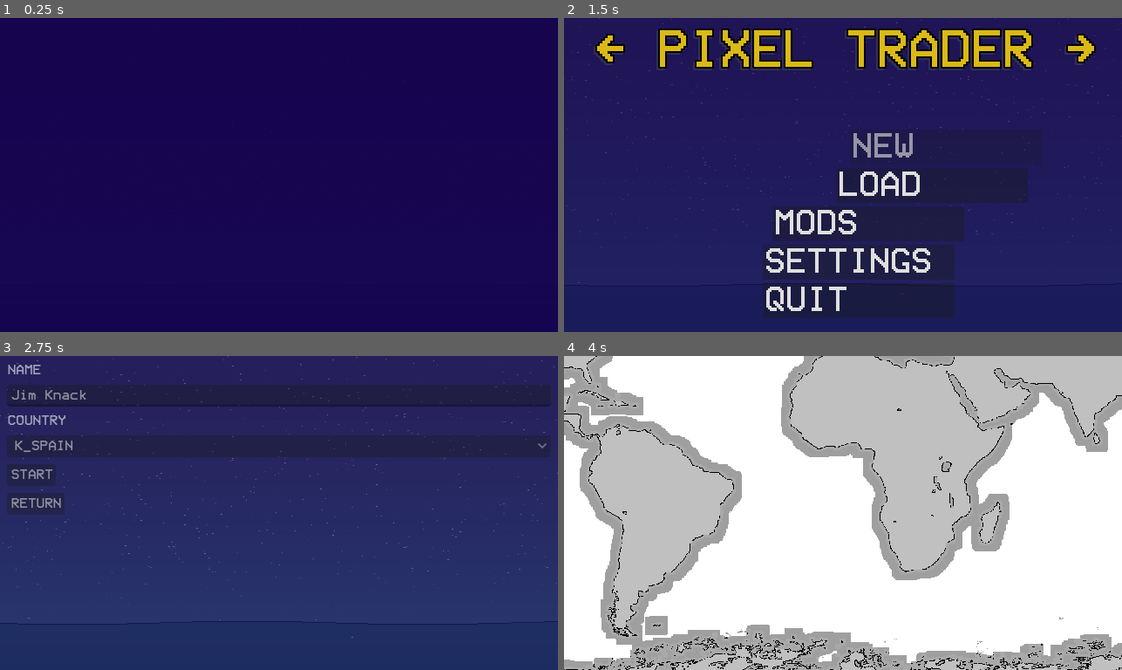
Above: before the commit, frames 1-4 (two rows, left to right).
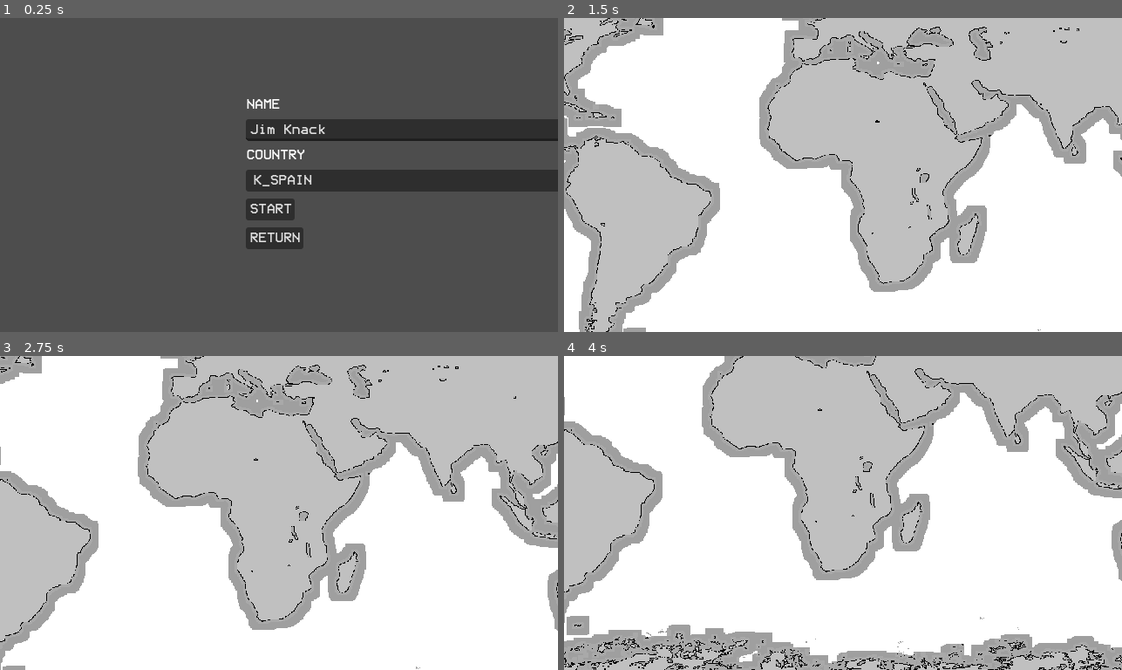
Above: after the commit, the same moments.

Repository: mikeredev/trader
Game: Godot game, scene res://main.tscn
Two runs of this game, one before a commit and one after it. Both use one fixed random seed, a clock stepped at 60 frames per second and the inputs below.
Inputs (mouse positions are in pixels of both pictures, inside the frame that each line leads up to):
- Up to frame 1 (0.25 s): no input
- Up to frame 2 (1.5 s): click (831, 209) at 0.5 s, where only the run after the commit has a clickable "START"; tap Enter (ui_accept) at 1.25 s; move the mouse to (965, 159) at 1.27 s; hold Right (ui_right) from 1.28 s (still down)
- Up to frame 3 (2.75 s): tap Enter (ui_accept) at 1.52 s; release Right (ui_right) at 2 s; click (295, 447) at 2 s, where only the run before the commit has a clickable "CONTINUE"
- Up to frame 4 (4 s): click (597, 475) at 2.75 s, where only the run before the commit has a clickable "START"; tap Enter (ui_accept) at 3.5, 3.77 s; move the mouse to (731, 528) at 3.52 s; hold Down (ui_down) from 3.53 s (still down)

The runs differ from the first frame. In frame 1, 100% of the frame differs, in the area x 0-100%, y 0-100%; in frame 2, 100%; in frame 3, 100%; in frame 4, 44%.

Commit message:
pre-market

Diff:
--- a/common/base/service.gd
+++ b/common/base/service.gd
@@ -13,8 +13,6 @@
 	TRADE_MANAGER,
 	WORLD_MANAGER,
 }
-
-var name: StringName
 
 
 static func setup() -> void:
--- a/common/global/app_context.gd
+++ b/common/global/app_context.gd
@@ -2,24 +2,30 @@
 
 var _services: Dictionary[StringName, Service]
 
+
 func _ready() -> void:
-	var list: PackedStringArray = Service.Type.keys()
-	list.sort() # pre-populate alphabetically
-	for _name: StringName in list:
-		_services[_name.to_pascal_case()] = null
+	 # pre-populate keys alphabetically for convenience
+	var services: PackedStringArray = Service.Type.keys()
+	services.sort()
+	for service_id: StringName in services:
+		_services[service_id.to_pascal_case()] = null
 
 
 func get_service(p_type: Service.Type) -> Service:
-	var _name: StringName = _get_name(p_type)
-	return _services.get(_name, null)
+	var display_name: StringName = _get_name(p_type)
+	return _services.get(display_name, null)
 
 
 func start_service(p_service: Service, p_type: Service.Type) -> void:
-	var _name: StringName = _get_name(p_type)
-	if _services.get(_name): # and not quickload
-		Debug.log_warning("Restarting service: %s" % _name)
-	_services[_name] = p_service
-	Debug.log_debug("Started service: %s" % _name)
+	var display_name: StringName = _get_name(p_type)
+
+	# log if service is already running / TBD quickload considerations
+	if _services.get(display_name):
+		Debug.log_warning("Restarting service: %s" % display_name)
+
+	# add to existing slot (created in _ready())
+	_services[display_name] = p_service
+	Debug.log_debug("Started service: %s" % display_name)
 
 
 func _get_name(p_type: Service.Type) -> StringName:
--- a/common/global/event_bus.gd
+++ b/common/global/event_bus.gd
@@ -1,8 +1,10 @@
 extends Node
 
 signal camera_zoomed(p_zoom: Vector2)
+signal config_changed
+signal entered_building(p_building: Building)
+signal exited_building(p_building: Building)
 signal game_reset
-signal config_changed
 signal menu_closed(p_menu: Control)
 signal state_entered(p: ActiveState)
 signal state_exited(p: ActiveState)
--- a/common/static/common.gd
+++ b/common/static/common.gd
@@ -5,6 +5,7 @@
 	"services/config/max_autosaves": 10, # user-configured autosaves cannot exceed this value
 	"services/city/max_production": 1000, # city economy/industry maximum value
 	"services/trade/max_price": 65536, # an individual trade resource's maximum buy or sell price
+	"services/trade/max_monthly_investment": 50000, # a city cannot received more than this per month in investments
 }
 
 class Util:
--- a/core/trade/data.json
+++ b/core/trade/data.json
@@ -17,7 +17,7 @@
 			"MARKET_M": 80,
 		},
 		"sell_price": {
-			"MARKET_M": { "price": 120, "economy": 400 },
+			"MARKET_M": { "price": 120, "required": 400 },
 		},
 	},
 
@@ -39,7 +39,7 @@
 			"MARKET_M": 52,
 		},
 		"sell_price": {
-			"MARKET_J": { "price": 400, "economy": 75 },
+			"MARKET_J": { "price": 400, "required": 75 },
 		},
 	},
 
@@ -61,9 +61,9 @@
 			"MARKET_M": 20,
 		},
 		"sell_price": {
-			"MARKET_A": { "price": 30, "economy": 0 },
-			"MARKET_B": { "price": 25, "economy": 0 },
-			"MARKET_E": { "price": 30, "economy": 0 },
+			"MARKET_A": { "price": 30, "required": 0 },
+			"MARKET_B": { "price": 25, "required": 0 },
+			"MARKET_E": { "price": 30, "required": 0 },
 		},
 	},
 
@@ -85,11 +85,11 @@
 			"MARKET_M": 18,
 		},
 		"sell_price": {
-			"MARKET_B": { "price": 45, "economy": 0 },
-			"MARKET_C": { "price": 38, "economy": 0 },
-			"MARKET_E": { "price": 65, "economy": 200 },
-			"MARKET_J": { "price": 15, "economy": 0 },
-			"MARKET_K": { "price": 25, "economy": 0 },
+			"MARKET_B": { "price": 45, "required": 0 },
+			"MARKET_C": { "price": 38, "required": 0 },
+			"MARKET_E": { "price": 65, "required": 200 },
+			"MARKET_J": { "price": 15, "required": 0 },
+			"MARKET_K": { "price": 25, "required": 0 },
 		},
 	},
 
@@ -111,9 +111,9 @@
 			"MARKET_M": 40,
 		},
 		"sell_price": {
-			"MARKET_A": { "price": 70, "economy": 0 },
-			"MARKET_B": { "price": 60, "economy": 400 },
-			"MARKET_J": { "price": 32, "economy": 200 },
+			"MARKET_A": { "price": 70, "required": 0 },
+			"MARKET_B": { "price": 60, "required": 400 },
+			"MARKET_J": { "price": 32, "required": 200 },
 		},
 	},
 
@@ -135,15 +135,15 @@
 			"MARKET_M": 3,
 		},
 		"sell_price": {
-			"MARKET_A": { "price": 20, "economy": 0 },
-			"MARKET_B": { "price": 20, "economy": 0 },
-			"MARKET_C": { "price": 25, "economy": 0 },
-			"MARKET_D": { "price": 25, "economy": 0 },
-			"MARKET_F": { "price": 25, "economy": 0 },
-			"MARKET_G": { "price": 15, "economy": 0 },
-			"MARKET_I": { "price": 20, "economy": 0 },
-			"MARKET_J": { "price": 15, "economy": 0 },
-			"MARKET_M": { "price": 10, "economy": 0 },
+			"MARKET_A": { "price": 20, "required": 0 },
+			"MARKET_B": { "price": 20, "required": 0 },
+			"MARKET_C": { "price": 25, "required": 0 },
+			"MARKET_D": { "price": 25, "required": 0 },
+			"MARKET_F": { "price": 25, "required": 0 },
+			"MARKET_G": { "price": 15, "required": 0 },
+			"MARKET_I": { "price": 20, "required": 0 },
+			"MARKET_J": { "price": 15, "required": 0 },
+			"MARKET_M": { "price": 10, "required": 0 },
 		},
 	},
 
@@ -165,10 +165,10 @@
 			"MARKET_M": 14,
 		},
 		"sell_price": {
-			"MARKET_D": { "price": 35, "economy": 0 },
-			"MARKET_F": { "price": 35, "economy": 0 },
-			"MARKET_I": { "price": 30, "economy": 150 },
-			"MARKET_K": { "price": 8, "economy": 0 },
+			"MARKET_D": { "price": 35, "required": 0 },
+			"MARKET_F": { "price": 35, "required": 0 },
+			"MARKET_I": { "price": 30, "required": 150 },
+			"MARKET_K": { "price": 8, "required": 0 },
 		},
 	},
 
@@ -190,8 +190,8 @@
 			"MARKET_M": 2,
 		},
 		"sell_price": {
-			"MARKET_B": { "price": 3, "economy": 0 },
-			"MARKET_C": { "price": 3, "economy": 400 },
+			"MARKET_B": { "price": 3, "required": 0 },
+			"MARKET_C": { "price": 3, "required": 400 },
 		},
 	},
 
@@ -233,11 +233,11 @@
 			"MARKET_M": 5,
 		},
 		"sell_price": {
-			"MARKET_B": { "price": 20, "economy": 0 },
-			"MARKET_C": { "price": 18, "economy": 0 },
-			"MARKET_E": { "price": 14, "economy": 0 },
-			"MARKET_H": { "price": 25, "economy": 0 },
-			"MARKET_K": { "price": 12, "economy": 0 },
+			"MARKET_B": { "price": 20, "required": 0 },
+			"MARKET_C": { "price": 18, "required": 0 },
+			"MARKET_E": { "price": 14, "required": 0 },
+			"MARKET_H": { "price": 25, "required": 0 },
+			"MARKET_K": { "price": 12, "required": 0 },
 		},
 	},
 
@@ -259,8 +259,8 @@
 			"MARKET_M": 140,
 		},
 		"sell_price": {
-			"MARKET_B": { "price": 110, "economy": 700 },
-			"MARKET_H": { "price": 90, "economy": 300 },
+			"MARKET_B": { "price": 110, "required": 700 },
+			"MARKET_H": { "price": 90, "required": 300 },
 		},
 	},
 
@@ -282,12 +282,12 @@
 			"MARKET_M": 15,
 		},
 		"sell_price": {
-			"MARKET_A": { "price": 50, "economy": 0 },
-			"MARKET_C": { "price": 50, "economy": 0 },
-			"MARKET_D": { "price": 50, "economy": 400 },
-			"MARKET_F": { "price": 45, "economy": 300 },
-			"MARKET_K": { "price": 30, "economy": 150 },
-			"MARKET_M": { "price": 25, "economy": 100 },
+			"MARKET_A": { "price": 50, "required": 0 },
+			"MARKET_C": { "price": 50, "required": 0 },
+			"MARKET_D": { "price": 50, "required": 400 },
+			"MARKET_F": { "price": 45, "required": 300 },
+			"MARKET_K": { "price": 30, "required": 150 },
+			"MARKET_M": { "price": 25, "required": 100 },
 		},
 	},
 
@@ -309,10 +309,10 @@
 			"MARKET_M": 7,
 		},
 		"sell_price": {
-			"MARKET_A": { "price": 28, "economy": 0 },
-			"MARKET_C": { "price": 30, "economy": 0 },
-			"MARKET_D": { "price": 35, "economy": 0 },
-			"MARKET_J": { "price": 10, "economy": 0 },
+			"MARKET_A": { "price": 28, "required": 0 },
+			"MARKET_C": { "price": 30, "required": 0 },
+			"MARKET_D": { "price": 35, "required": 0 },
+			"MARKET_J": { "price": 10, "required": 0 },
 		},
 	},
 
@@ -334,8 +334,8 @@
 			"MARKET_M": 12,
 		},
 		"sell_price": {
-			"MARKET_B": { "price": 90, "economy": 750 },
-			"MARKET_M": {  "price": 30, "economy": 300 },
+			"MARKET_B": { "price": 90, "required": 750 },
+			"MARKET_M": {  "price": 30, "required": 300 },
 		},
 	},
 
@@ -357,8 +357,8 @@
 			"MARKET_M": 70,
 		},
 		"sell_price": {
-			"MARKET_A": { "price": 36, "economy": 300 },
-			"MARKET_C": { "price": 40, "economy": 300 },
+			"MARKET_A": { "price": 36, "required": 300 },
+			"MARKET_C": { "price": 40, "required": 300 },
 		},
 	},
 
@@ -380,11 +380,11 @@
 			"MARKET_M": 5,
 		},
 		"sell_price": {
-			"MARKET_D": { "price": 60, "economy": 300 },
-			"MARKET_E": { "price": 55, "economy": 300 },
-			"MARKET_G": { "price": 40, "economy": 300 },
-			"MARKET_I": { "price": 18, "economy": 200 },
-			"MARKET_J": { "price": 20, "economy": 300 },
+			"MARKET_D": { "price": 60, "required": 300 },
+			"MARKET_E": { "price": 55, "required": 300 },
+			"MARKET_G": { "price": 40, "required": 300 },
+			"MARKET_I": { "price": 18, "required": 200 },
+			"MARKET_J": { "price": 20, "required": 300 },
 		},
 	},
 
@@ -466,7 +466,7 @@
 			"MARKET_M": 310,
 		},
 		"sell_price": {
-			"MARKET_A": { "price": 80, "economy": 500 },
+			"MARKET_A": { "price": 80, "required": 500 },
 		},
 	},
 
@@ -488,10 +488,10 @@
 			"MARKET_M": 23,
 		},
 		"sell_price": {
-			"MARKET_C": { "price": 65, "economy": 600 },
-			"MARKET_D": { "price": 70, "economy": 400 },
-			"MARKET_E": { "price": 60, "economy": 400 },
-			"MARKET_J": { "price": 30, "economy": 0 },
+			"MARKET_C": { "price": 65, "required": 600 },
+			"MARKET_D": { "price": 70, "required": 400 },
+			"MARKET_E": { "price": 60, "required": 400 },
+			"MARKET_J": { "price": 30, "required": 0 },
 		},
 	},
 
@@ -513,7 +513,7 @@
 			"MARKET_M": 70,
 		},
 		"sell_price": {
-			"MARKET_J": { "price": 45, "economy": 200 },
+			"MARKET_J": { "price": 45, "required": 200 },
 		},
 	},
 }
--- a/data/active_state/state_build.gd
+++ b/data/active_state/state_build.gd
@@ -16,14 +16,14 @@
 	Debug.log_info("Creating world...")
 	create_world()
 
-	Debug.log_info("Creating countries...")
-	create_countries()
+	Debug.log_info("Creating markets...")
+	create_markets()
 
 	Debug.log_info("Creating cities...")
 	create_cities()
 
-	Debug.log_info("Creating markets...")
-	create_markets()
+	Debug.log_info("Creating countries...")
+	create_countries()
 
 	Debug.log_info("Creating ships...")
 	create_ships()
--- a/data/active_state/state_ready.gd
+++ b/data/active_state/state_ready.gd
@@ -10,6 +10,12 @@
 
 func _main() -> void:
 	print("new game %s" % is_new_game)
+	var city: City = Service.city_manager.get_city("C_ALEXANDRIA")
+	print(Service.city_manager.get_support_normalized(city))
+	city = Service.city_manager.get_city("C_ATHENS")
+	print(Service.city_manager.get_support_normalized(city))
+	city = Service.city_manager.get_city("C_LISBON")
+	print(Service.city_manager.get_support_normalized(city))
 
 
 func _start_services() -> void:
--- a/data/active_state/state_start.gd
+++ b/data/active_state/state_start.gd
@@ -12,8 +12,8 @@
 	#Service.scene_manager.hide_views()
 	#Service.scene_manager.add_menu(Filepath.START_MENU)
 
-	Service.scene_manager.create_scene(FileLocation.UI_START_MENU, UI.ContainerType.MENU)
-	#Service.scene_manager.create_scene(FileLocation.UI_NEW_GAME_MENU, UI.ContainerType.MENU)
+	#Service.scene_manager.create_scene(FileLocation.UI_START_MENU, UI.ContainerType.MENU)
+	Service.scene_manager.create_scene(FileLocation.UI_NEW_GAME_MENU, UI.ContainerType.MENU)
 
 
 func _start_services() -> void:
--- /dev/null
+++ b/data/building/building.gd
@@ -0,0 +1,8 @@
+class_name Building extends Resource
+
+@export var building_id: StringName # for lookup
+#var city_id: StringName # which city it is in
+@export var size: Vector2i # representing the tile size in the atlas map (e.g., 5,4)
+@export var exterior_scene: PackedScene # tscn, the building in the city
+@export var interior_scene: PackedScene # tscn, the building interior (NPCs will be in here)
+#var actions: Dictionary[StringName, BuildingAction] # TBD - assign actions to building, or to NPCs? eg "open trade menu"
--- /dev/null
+++ b/data/building/market.gd
@@ -0,0 +1 @@
+class_name Market extends Building
--- a/data/city/city.gd
+++ b/data/city/city.gd
@@ -7,5 +7,16 @@
 var economy: int
 var industry: int
 
+var support: Dictionary[StringName, float] = {}
+
+var market_id: StringName
+var trade_specialty: Dictionary[String, Variant] = {
+	"resource_id": "",
+	"price": 0,
+	"required": 0,
+}
+
+var market: Market
+
 #var body: CityBody # overworld
 #var buildings: Array[Building]
--- a/service/game/city_manager.gd
+++ b/service/game/city_manager.gd
@@ -11,7 +11,7 @@
 	# position
 	var map: WorldMap = Service.world_manager.get_map()
 	var map_size: Vector2i = map.texture.get_size()
-	var pos: Vector2i = p_metadata.get("position")
+	var pos: Vector2i = p_metadata["position"]
 	var pos_x: int = clampi(pos.x, 0, map_size.x)
 	var pos_y: int = clampi(pos.y, 0, map_size.y)
 	city.position = Vector2i(pos_x, pos_y)
@@ -26,16 +26,54 @@
 	city.industry = clampi(industry, 0, ceiling)
 
 	# support
+	var raw: Dictionary = p_metadata.get("support", {})
+	var support: Dictionary[StringName, float] = {}
+	for country_id: StringName in raw.keys():
+		var value: float = raw[country_id]
+		support[country_id] = snappedf(value, 0.1)
+	city.support = support
 
 	# trade
+	var market_id: StringName = p_metadata["trade"]["market"]
+	city.market_id = market_id # already validated
+
+	# verify specialty has not been removed by mods
+	var specialty_id: StringName = p_metadata["trade"]["specialty"]["resource"]
+	if Service.trade_manager.get_resource(specialty_id):
+		var price: int = p_metadata["trade"]["specialty"]["price"]
+		var required: int = p_metadata["trade"]["specialty"]["required"]
+		var specialty: Dictionary[String, Variant] = {
+			"resource_id": specialty_id,
+			"price": price,
+			"required": required }
+		city.trade_specialty = specialty
+	else:
+		Debug.log_warning("Unable to add specialty: %s (%s)" % [specialty_id, city.city_id])
 
 	# body
 
 	datastore[city.city_id] = city
-	#printt(p_city_id, p_metadata)
-	Debug.log_verbose("  Created city: %s" % [city.city_id])
+	Debug.log_verbose("  Created city: %s |  %s | 󱌢 %s |   %s" % [city.city_id, city.position, Vector2i(city.economy, city.industry), Service.city_manager.get_support_normalized(city)])
 
 
 
 func get_city(p_city_id: StringName) -> City:
 	return datastore.get(p_city_id, null)
+
+
+func get_support_normalized(p_city: City) -> Dictionary[StringName, float]:
+	var support: Dictionary[StringName, float] = p_city.support.duplicate()
+	var total: float = 0.0
+	for value: float in support.values():
+		total += value
+
+	# return as-is if total is <= 100
+	if total < 100.0 or is_equal_approx(total, 100.0):
+		return support
+
+	# otherwise normalize
+	var normalized: Dictionary[StringName, float] = {}
+	for country_id: StringName in support.keys():
+		var share = (support[country_id] / total) * 100.0
+		normalized[country_id] = snappedf(share, 0.1)
+	return normalized
--- a/service/game/trade_manager.gd
+++ b/service/game/trade_manager.gd
@@ -1,7 +1,7 @@
 class_name TradeManager extends Service
 
+var _category_datastore: Dictionary[StringName, TradeCategory] = {}
 var _resource_datastore: Dictionary[StringName, TradeResource] = {}
-var _category_datastore: Dictionary[StringName, TradeCategory] = {}
 var _market_datastore: Dictionary[StringName, TradeMarket] = {}
 
 
@@ -69,10 +69,10 @@
 		# update market sell price with resource price and required economy level
 		var price: int = sell_price[market_id]["price"]
 		var price_ceiling: int = ProjectSettings.get_setting("services/trade/max_price")
-		var economy: int = sell_price[market_id]["economy"]
+		var required: int = sell_price[market_id]["required"]
 		var production_ceiling: int = ProjectSettings.get_setting("services/city/max_production")
 		market.sell_price[p_resource.resource_id]["price"] = clampi(price, 0, price_ceiling)
-		market.sell_price[p_resource.resource_id]["economy"] = clampi(economy, 0, production_ceiling)
+		market.sell_price[p_resource.resource_id]["required"] = clampi(required, 0, production_ceiling)
 
 		# update resource with markets it is sold in
 		p_resource.markets[market_id] = market
--- a/service/system/mod/blueprints/trade_blueprint.gd
+++ b/service/system/mod/blueprints/trade_blueprint.gd
@@ -34,10 +34,10 @@
 					var price_data: Dictionary = trade_data["sell_price"]
 					for market_id: StringName in price_data.keys():
 						var price: int = price_data[market_id]["price"]
-						var economy: int = price_data[market_id]["economy"]
+						var required: int = price_data[market_id]["required"]
 						sell_price[market_id] = {
 							"price": price,
-							"economy": economy,
+							"required": required,
 						}
 					data[resource_id]["sell_price"] = sell_price
 
--- a/service/system/mod/mod_manager.gd
+++ b/service/system/mod/mod_manager.gd
@@ -94,7 +94,7 @@
 	# create manifest
 	var manifest: ModManifest = ModManifest.new()
 	manifest.name = mod_name
-	manifest.id = mod_id
+	manifest.mod_id = mod_id
 	manifest.version = mod_version
 	manifest.author = mod_author
 	manifest.contact = mod_contact
@@ -112,13 +112,13 @@
 	#manifest.checksum = checksum
 
 	# store manifest and return
-	Debug.log_debug("Created manifest: %s" % manifest.id)
-	_manifests[manifest.id] = manifest
+	Debug.log_debug("Created manifest: %s" % manifest.mod_id)
+	_manifests[manifest.mod_id] = manifest
 	return manifest
 
 
 func enable_mod(p_manifest: ModManifest) -> bool:
-	Debug.log_verbose("Enabling mod: %s" % p_manifest.id)
+	Debug.log_verbose("Enabling mod: %s" % p_manifest.mod_id)
 	var raw: Dictionary = staging.get_cached("datastore", p_manifest.local_path)
 
 	var metadata: Dictionary[Category, Dictionary] = {}
@@ -136,32 +136,34 @@
 
 			Category.CITY:
 				for city_id: String in metadata[category]:
-					if metadata[category][city_id].get("remove", false):
-						Debug.log_warning("Marked city for removal: %s (%s)" % [city_id, p_manifest.id])
+					var _dict: Dictionary = metadata[category][city_id]
+					if _dict.get("remove", false):
+						Debug.log_warning("City marked for removal: %s (%s)" % [city_id, p_manifest.mod_id])
 					else:
 						staging.cache["city"]["city_id"][city_id] = false # toggled during country validation
 
 			Category.COUNTRY:
 				for country_id: String in metadata[category]:
-
-					if metadata[category][country_id].get("remove", false):
-						Debug.log_warning("Marked country for removal: %s (%s)" % [country_id, p_manifest.id])
+					var _dict: Dictionary = metadata[category][country_id]
+					if _dict.get("remove", false):
+						Debug.log_warning("Country marked for removal: %s (%s)" % [country_id, p_manifest.mod_id])
 					else: # used for key lookup only
 						staging.cache["country"]["country_id"][country_id] = true
 
 			Category.TRADE:
 				for resource_id: String in metadata[category]: # check city specialities exist
-					staging.cache["trade"]["resource_id"][resource_id] = false
-
 					if metadata[category][resource_id].get("remove", false):
-						Debug.log_warning("Marked trade resource for removal: %s (%s)" % [resource_id, p_manifest.id])
-						continue
-
-					var cache: Dictionary
-					for market_id: String in metadata[category][resource_id]["buy_price"]:
-						cache = staging.get_cached("trade", "market_id")
-						if not cache.has(market_id): # add market_id to cache
-							cache[market_id] = false # used for lookup only
+						Debug.log_warning("Trade resource marked for removal: %s (%s)" % [resource_id, p_manifest.mod_id])
+					else:
+						# cache resource_id
+						staging.cache["trade"]["resource_id"][resource_id] = false
+
+						# cache market_id
+						var cache: Dictionary
+						for market_id: String in metadata[category][resource_id]["buy_price"]:
+							cache = staging.get_cached("trade", "market_id")
+							if not cache.has(market_id): # add market_id to cache
+								cache[market_id] = false # used for lookup only
 
 	# cross-checks (i.e., each market_id referenced in a city json actually exists)
 	Debug.log_verbose("Performing cross-check...")
@@ -182,7 +184,7 @@
 
 		# add owner information
 		for property: String in mod_data:
-			mod_data[property]["owner"] = p_manifest.id
+			mod_data[property]["owner"] = p_manifest.mod_id
 
 		# merge with staging
 		match category:
@@ -192,9 +194,9 @@
 			Category.TRADE: staging.merge(staging.trade_data, mod_data)
 
 	# update active mods
-	_active_mods[p_manifest.id] = p_manifest
-
-	Debug.log_debug("Enabled mod: %s (%s)" % [p_manifest.id, p_manifest.local_path])
+	_active_mods[p_manifest.mod_id] = p_manifest
+
+	Debug.log_debug("Enabled mod: %s (%s)" % [p_manifest.mod_id, p_manifest.local_path])
 	return true
 
 
@@ -214,7 +216,7 @@
 	var dict: Dictionary[StringName, ModManifest] = {}
 	for mod: ModManifest in _active_mods.values():
 		if not mod.core_mod == true:
-			dict[mod.id] = _active_mods[mod.id]
+			dict[mod.mod_id] = _active_mods[mod.mod_id]
 	return dict
 
 
--- a/service/system/mod/mod_manifest.gd
+++ b/service/system/mod/mod_manifest.gd
@@ -1,6 +1,6 @@
 class_name ModManifest extends RefCounted
 
-var id: StringName
+var mod_id: StringName
 var name: String
 var local_path: StringName
 var core_mod: bool
--- a/ui/start/scene/mod/mod_menu.gd
+++ b/ui/start/scene/mod/mod_menu.gd
@@ -121,7 +121,7 @@
 
 	for i: int in range(1, enabled_list.get_item_count()): # ignore slot 0
 		var manifest: ModManifest = enabled_list.get_item_metadata(i)
-		new_active_mods.append(manifest.id)
+		new_active_mods.append(manifest.mod_id)
 
 	if new_active_mods == Service.config_manager.get_active_mods(): # includes core
 		Debug.log_debug("No change to mod order")
Not shown, added: data/building/building.gd.uid
Not shown, added: data/building/market.gd.uid
